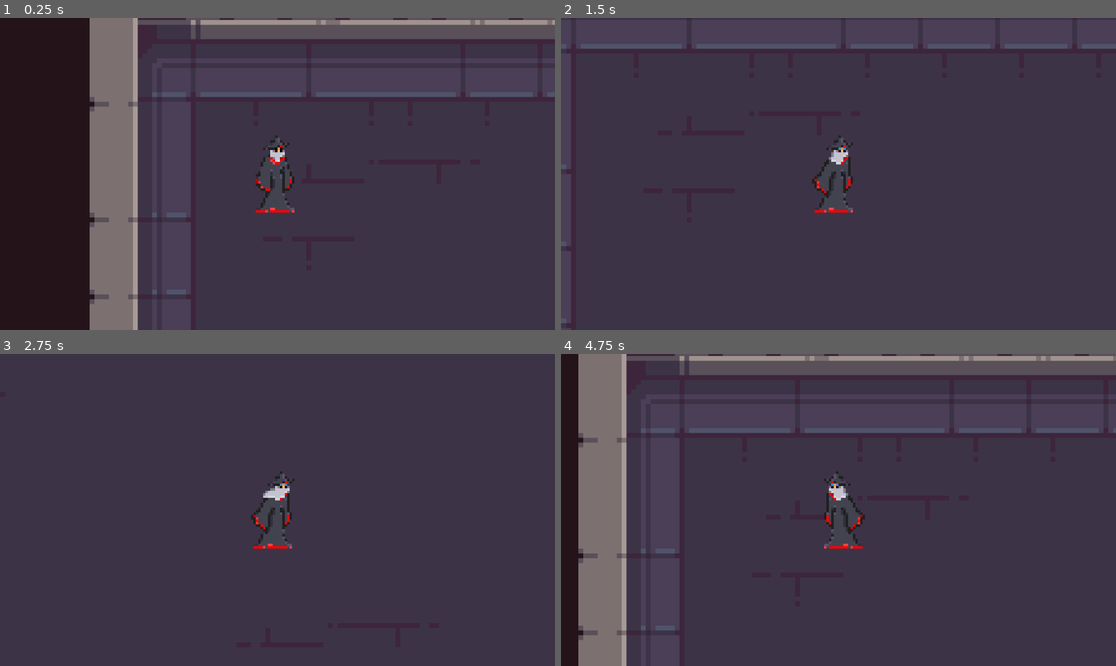
Above: before the commit, frames 1-4 (two rows, left to right).
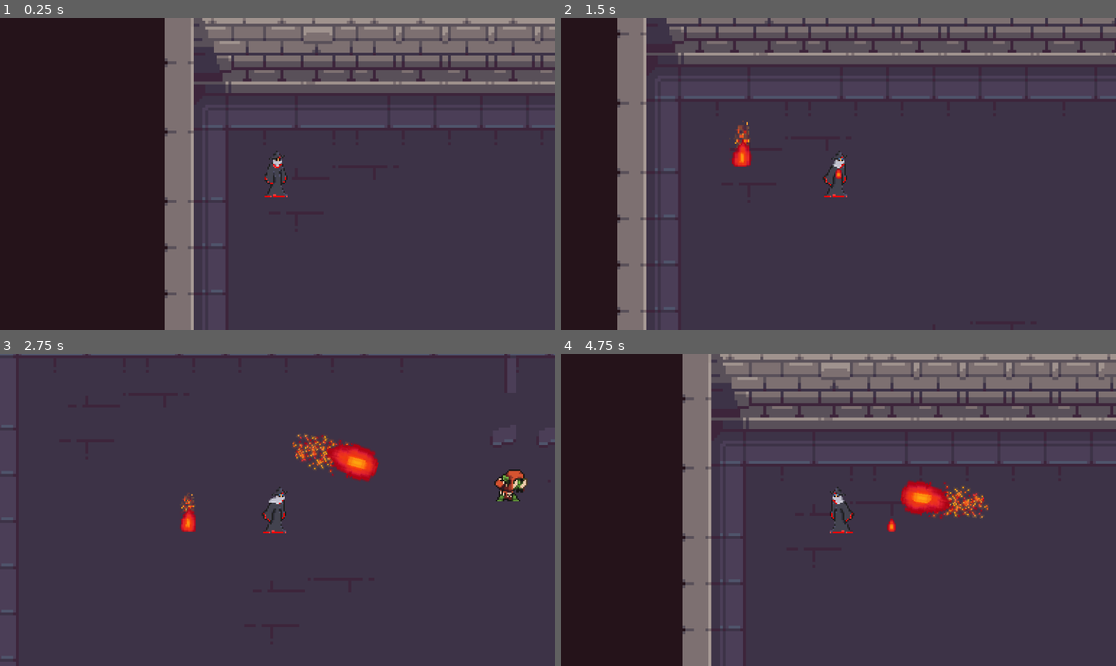
Above: after the commit, the same moments.

Repository: GiselCaicedo/oum-godot
Game: Godot game, scene res://Escenas/TestChamber.tscn
Two runs of this game, one before a commit and one after it. Both use one fixed random seed, a clock stepped at 60 frames per second and the inputs below.
Inputs (mouse positions are in pixels of both pictures, inside the frame that each line leads up to):
- Up to frame 1 (0.25 s): no input
- Up to frame 2 (1.5 s): move the mouse to (960, 158) at 0.52 s; hold D (move_right) 0.53-1.28 s; tap Q (Logoitecnia_Attack, bound only after the commit) at 0.6, 1.35 s; move the mouse to (727, 189) at 1.27 s; hold S (move_down) from 1.28 s (still down)
- Up to frame 3 (2.75 s): move the mouse to (333, 441) at 2.02 s; release S (move_down) at 2.03 s; hold D (move_right) from 2.03 s (still down); tap Q (Logoitecnia_Attack, bound only after the commit) at 2.1 s
- Up to frame 4 (4.75 s): move the mouse to (810, 572) at 2.77 s; release D (move_right) at 2.78 s; hold W (move_up) 2.78-3.53 s; tap Q (Logoitecnia_Attack, bound only after the commit) at 2.85, 3.6, 4.35 s; move the mouse to (1005, 556) at 3.52 s; hold A (move_left) from 3.53 s (still down); move the mouse to (672, 463) at 4.27 s

The runs differ from the first frame. In frame 1, 30% of the frame differs, in the area x 16-100%, y 0-100%; in frame 2, 25%; in frame 3, 3.2%; in frame 4, 38%, in the area x 3-100%, y 0-100%.

Commit message:
Logica Fireball lanzamiento rápido

Diff:
--- /dev/null
+++ b/once-upon-a-mage-oum/Escenas/Fireball.tscn
@@ -0,0 +1,155 @@
+[gd_scene load_steps=23 format=3 uid="uid://7quf86elm7v4"]
+
+[ext_resource type="Texture2D" uid="uid://cfufl08gr5vv7" path="res://MagicAssets/Fire Sprite.png" id="1_2omxi"]
+[ext_resource type="Script" uid="uid://djnpvgmejsucl" path="res://Escenas/fireball.gd" id="1_gati7"]
+[ext_resource type="Texture2D" uid="uid://b5eoukxhdh3va" path="res://MagicAssets/Firball Launch-sheet.png" id="2_gati7"]
+
+[sub_resource type="AtlasTexture" id="AtlasTexture_2omxi"]
+atlas = ExtResource("2_gati7")
+region = Rect2(0, 0, 64, 32)
+
+[sub_resource type="AtlasTexture" id="AtlasTexture_gati7"]
+atlas = ExtResource("2_gati7")
+region = Rect2(64, 0, 64, 32)
+
+[sub_resource type="AtlasTexture" id="AtlasTexture_rq34j"]
+atlas = ExtResource("2_gati7")
+region = Rect2(128, 0, 64, 32)
+
+[sub_resource type="AtlasTexture" id="AtlasTexture_623u8"]
+atlas = ExtResource("2_gati7")
+region = Rect2(192, 0, 64, 32)
+
+[sub_resource type="AtlasTexture" id="AtlasTexture_cp5ld"]
+atlas = ExtResource("2_gati7")
+region = Rect2(256, 0, 64, 32)
+
+[sub_resource type="AtlasTexture" id="AtlasTexture_qpxal"]
+atlas = ExtResource("2_gati7")
+region = Rect2(320, 0, 64, 32)
+
+[sub_resource type="AtlasTexture" id="AtlasTexture_si2xo"]
+atlas = ExtResource("1_2omxi")
+region = Rect2(0, 0, 64, 64)
+
+[sub_resource type="AtlasTexture" id="AtlasTexture_byoa1"]
+atlas = ExtResource("1_2omxi")
+region = Rect2(64, 0, 64, 64)
+
+[sub_resource type="AtlasTexture" id="AtlasTexture_3d7au"]
+atlas = ExtResource("1_2omxi")
+region = Rect2(128, 0, 64, 64)
+
+[sub_resource type="AtlasTexture" id="AtlasTexture_fdxi6"]
+atlas = ExtResource("1_2omxi")
+region = Rect2(192, 0, 64, 64)
+
+[sub_resource type="AtlasTexture" id="AtlasTexture_8lfq0"]
+atlas = ExtResource("1_2omxi")
+region = Rect2(256, 0, 64, 64)
+
+[sub_resource type="AtlasTexture" id="AtlasTexture_uju3a"]
+atlas = ExtResource("1_2omxi")
+region = Rect2(320, 0, 64, 64)
+
+[sub_resource type="AtlasTexture" id="AtlasTexture_v5nax"]
+atlas = ExtResource("1_2omxi")
+region = Rect2(384, 0, 64, 64)
+
+[sub_resource type="AtlasTexture" id="AtlasTexture_hb4gc"]
+atlas = ExtResource("1_2omxi")
+region = Rect2(448, 0, 64, 64)
+
+[sub_resource type="AtlasTexture" id="AtlasTexture_0mbk4"]
+atlas = ExtResource("1_2omxi")
+region = Rect2(512, 0, 64, 64)
+
+[sub_resource type="AtlasTexture" id="AtlasTexture_1t2tn"]
+atlas = ExtResource("1_2omxi")
+region = Rect2(576, 0, 64, 64)
+
+[sub_resource type="AtlasTexture" id="AtlasTexture_3bgll"]
+atlas = ExtResource("1_2omxi")
+region = Rect2(640, 0, 64, 64)
+
+[sub_resource type="SpriteFrames" id="SpriteFrames_hoscj"]
+animations = [{
+"frames": [{
+"duration": 1.0,
+"texture": SubResource("AtlasTexture_2omxi")
+}, {
+"duration": 1.0,
+"texture": SubResource("AtlasTexture_gati7")
+}, {
+"duration": 1.0,
+"texture": SubResource("AtlasTexture_rq34j")
+}, {
+"duration": 1.0,
+"texture": SubResource("AtlasTexture_623u8")
+}, {
+"duration": 1.0,
+"texture": SubResource("AtlasTexture_cp5ld")
+}, {
+"duration": 1.0,
+"texture": SubResource("AtlasTexture_qpxal")
+}],
+"loop": true,
+"name": &"Launch",
+"speed": 8.0
+}, {
+"frames": [{
+"duration": 1.0,
+"texture": SubResource("AtlasTexture_si2xo")
+}, {
+"duration": 1.0,
+"texture": SubResource("AtlasTexture_byoa1")
+}, {
+"duration": 1.0,
+"texture": SubResource("AtlasTexture_3d7au")
+}, {
+"duration": 1.0,
+"texture": SubResource("AtlasTexture_fdxi6")
+}, {
+"duration": 1.0,
+"texture": SubResource("AtlasTexture_8lfq0")
+}, {
+"duration": 1.0,
+"texture": SubResource("AtlasTexture_uju3a")
+}, {
+"duration": 1.0,
+"texture": SubResource("AtlasTexture_v5nax")
+}, {
+"duration": 1.0,
+"texture": SubResource("AtlasTexture_hb4gc")
+}, {
+"duration": 1.0,
+"texture": SubResource("AtlasTexture_0mbk4")
+}, {
+"duration": 1.0,
+"texture": SubResource("AtlasTexture_1t2tn")
+}, {
+"duration": 1.0,
+"texture": SubResource("AtlasTexture_3bgll")
+}],
+"loop": true,
+"name": &"Spelling",
+"speed": 5.0
+}]
+
+[sub_resource type="CircleShape2D" id="CircleShape2D_3vbby"]
+radius = 29.0
+
+[node name="AreaFireball" type="Area2D"]
+collision_layer = 8
+collision_mask = 28
+script = ExtResource("1_gati7")
+
+[node name="AnimatedSprite2D" type="AnimatedSprite2D" parent="."]
+sprite_frames = SubResource("SpriteFrames_hoscj")
+animation = &"Launch"
+autoplay = "Spelling"
+frame_progress = 0.7795964
+
+[node name="CollisionShape2D" type="CollisionShape2D" parent="."]
+scale = Vector2(1, 0.52000034)
+shape = SubResource("CircleShape2D_3vbby")
--- /dev/null
+++ b/once-upon-a-mage-oum/Escenas/fireball.gd
@@ -0,0 +1,47 @@
+extends Area2D
+
+@onready var sprite = $AnimatedSprite2D
+var velocidad = 300.0
+var tiempo_espera = 1.0
+
+var se_esta_moviendo = false
+var direccion_disparo = Vector2.ZERO
+
+func _ready():
+	body_entered.connect(_on_body_entered)
+	iniciar_secuencia_disparo()
+
+func iniciar_secuencia_disparo():
+	# 1. ESTADO DE CARGA
+	sprite.play("Spelling") # Nombre de tu animación de carga
+	rotation = direccion_disparo.angle()
+	# 2. ESPERA (El truco del tiempo)
+	# Esto pausa la ejecución de esta función por X segundos, pero el juego sigue corriendo
+	await get_tree().create_timer(tiempo_espera).timeout
+
+	# 3. CALCULAR DIRECCIÓN (Justo antes de disparar)
+	# Restamos la posición del mouse menos la posición actual para obtener el vector
+	var mouse_pos = get_global_mouse_position()
+	direccion_disparo = (mouse_pos - global_position).normalized()
+	rotation = direccion_disparo.angle()
+
+	# 4. CAMBIAR A ESTADO DE MOVIMIENTO
+	sprite.play("Launch") # Nombre de tu animación de viaje
+	se_esta_moviendo = true
+
+func _physics_process(delta):
+	if se_esta_moviendo:
+		position += direccion_disparo * velocidad * delta
+
+func _on_body_entered(body):
+	# 1. Verificamos si el objeto chocado es un TileMap (Paredes/Suelo)
+	# Si quieres que las paredes destruyan la bola, descomenta las lineas de abajo:
+	if body is TileMapLayer:
+		queue_free()
+		return
+
+	# 2. Si NO es un mapa, verificamos si es un objeto con capas (Enemigo)
+	if body.has_method("get_collision_layer_value"):
+		if body.get_collision_layer_value(5):
+			queue_free()
+			# Instanciar explosión aquí
--- a/once-upon-a-mage-oum/Escenas/player.gd
+++ b/once-upon-a-mage-oum/Escenas/player.gd
@@ -1,26 +1,43 @@
 extends CharacterBody2D
 
 @onready var playerSprite: AnimatedSprite2D = $AnimatedSprite2D
-
+const FIREBALL_SCENE = preload("res://Escenas/Fireball.tscn")
 const SPEED = 100.0
 
+# Variable para recordar la última dirección en la que miró el personaje
+# (Para disparar incluso si está quieto)
+var last_direction = Vector2.RIGHT
+
 func _physics_process(_delta) -> void:
-		# Get the input direction and handle the movement/deceleration.
-	# As good practice, you should replace UI actions with custom gameplay actions.
+	# 1. MOVIMIENTO
 	var direction := Input.get_vector("move_left", "move_right", "move_up", "move_down")
+
 	if direction:
 		velocity = direction * SPEED
+		last_direction = direction # Actualizamos la última dirección conocida
 	else:
 		velocity = velocity.move_toward(Vector2.ZERO, 10)
 
 	move_and_slide()
 
+	# 2. ANIMACIONES
 	if velocity.length() > 0:
 		playerSprite.play("Run")
 	else:
 		playerSprite.play("Idle")
 
 	if velocity.x != 0:
-		# Si velocity.x es menor que 0, is_left es verdadero
 		var is_left = velocity.x < 0
 		playerSprite.flip_h = is_left
+
+	# 3. ATAQUE (Aquí llamamos a la función)
+	logoi_tecnia()
+
+func logoi_tecnia():
+	if Input.is_action_just_pressed("Logoitecnia_Attack"):
+		var inst = FIREBALL_SCENE.instantiate()
+		# A. Asignar posición de inicio (La misma del jugador)
+		inst.global_position = global_position
+
+		inst.rotation = last_direction.angle()
+		get_parent().add_child(inst)
--- a/once-upon-a-mage-oum/Escenas/player.tscn
+++ b/once-upon-a-mage-oum/Escenas/player.tscn
@@ -128,4 +128,4 @@
 
 [node name="Camera2D" type="Camera2D" parent="."]
 scale = Vector2(-0.64364475, 0.1257048)
-zoom = Vector2(5, 5)
+zoom = Vector2(3, 3)
--- a/once-upon-a-mage-oum/project.godot
+++ b/once-upon-a-mage-oum/project.godot
@@ -46,7 +46,7 @@
 "events": [Object(InputEventKey,"resource_local_to_scene":false,"resource_name":"","device":-1,"window_id":0,"alt_press …(191 unchanged characters)…
 ]
 }
-Logoi-tecnia_Attack={
+Logoitecnia_Attack={
 "deadzone": 0.2,
 "events": [Object(InputEventKey,"resource_local_to_scene":false,"resource_name":"","device":-1,"window_id":0,"alt_press …(192 unchanged characters)…
 ]
Not shown, added: once-upon-a-mage-oum/Escenas/fireball.gd.uid
